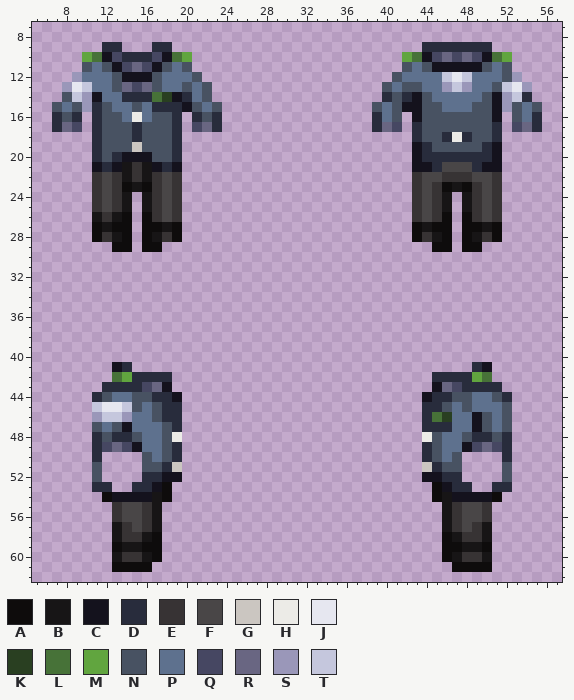
One commit to this pixel-art sprite: Resources/Textures/_Funkystation/Clothing/Uniforms/Jumpsuit/iaaturtleneckblue.rsi/equipped-INNERCLOTHING.png. Above: the version before the commit.
The file is 64x64 pixels. Shown: x 5..57, y 7..62.
Palette (. is transparent): A #0e0c0c  B #171516  C #14121d  D #282c3c  E #373334  F #494647  G #cbc6c1  H #ecebe7  J #e6e7f0  K #293f21  L #477238  M #61a53f  N #485262  P #5e718e  Q #464762  R #696682  S #9a97b9  T #c5c7dd
After the commit:
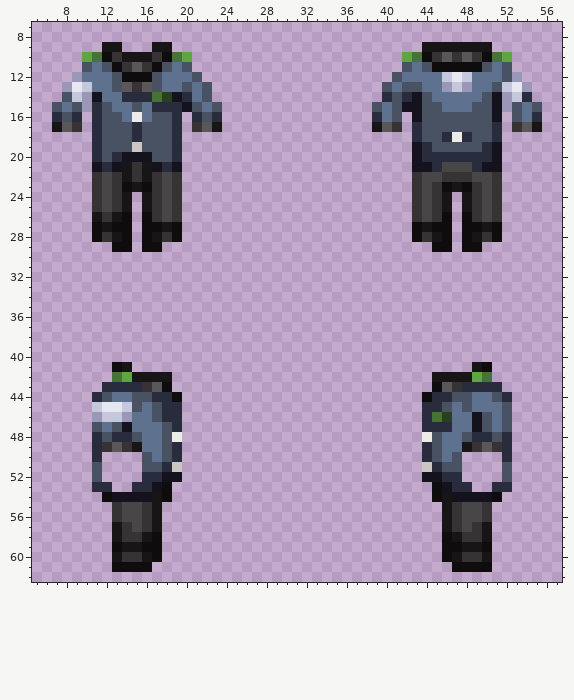
Commit message: black turty neck :)
The edit:
Colour R changes from #696682 to #595757.
The edit turns colour C into colour A in row 10 at x 12, 18, 44 and 50; in row 11 at x 13, 17 and 45 to 49; in row 12 at x 14 to 16; in row 41 at x 13 and 50; in row 43 at x 18 and 45; in row 44 at x 19 and 44.
The edit turns colour C into colour B in row 49 at x 15 and 48.
The edit turns colour D into colour B in row 9 at x 12 to 13, 17 to 18 and 44 to 50; in row 10 at x 14 to 16; in row 17 at x 7, 23, 39 and 55; in row 41 at x 14 and 49; in row 42 at x 15 to 18 and 45 to 48.
The edit turns colour Q into colour E in row 10 at x 13, 17, 45, 47 and 49; in row 11 at x 14 and 16; in row 13 at x 15; in row 17 at x 9, 21, 41 and 53; in row 43 at x 16 and 47; in row 49 at x 12, 14, 49 and 51.
